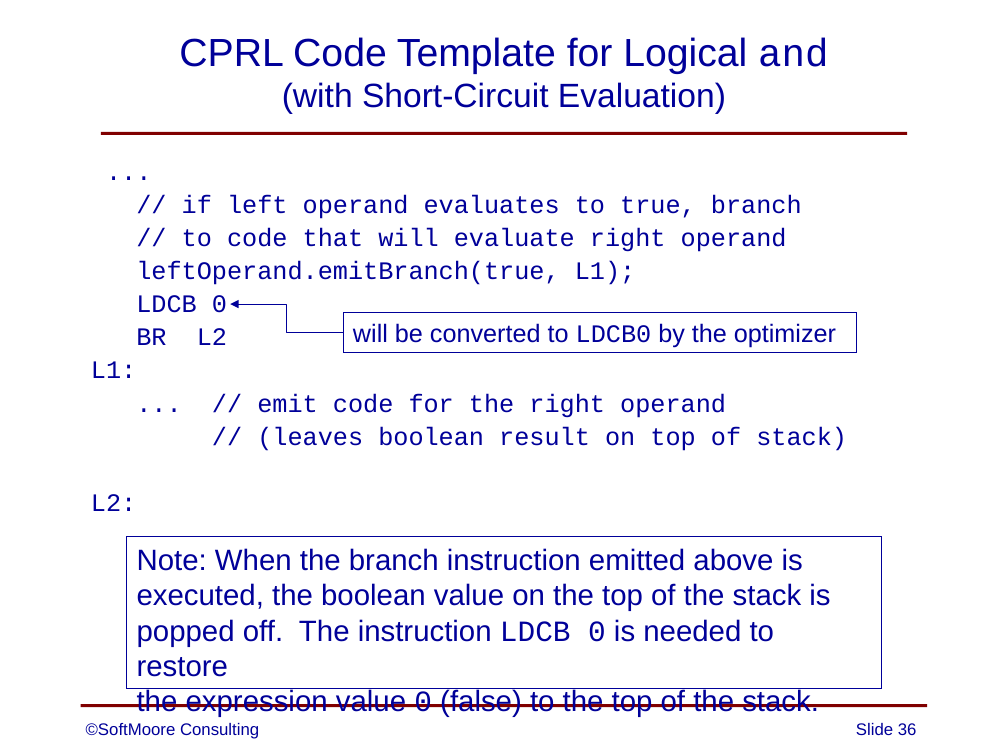
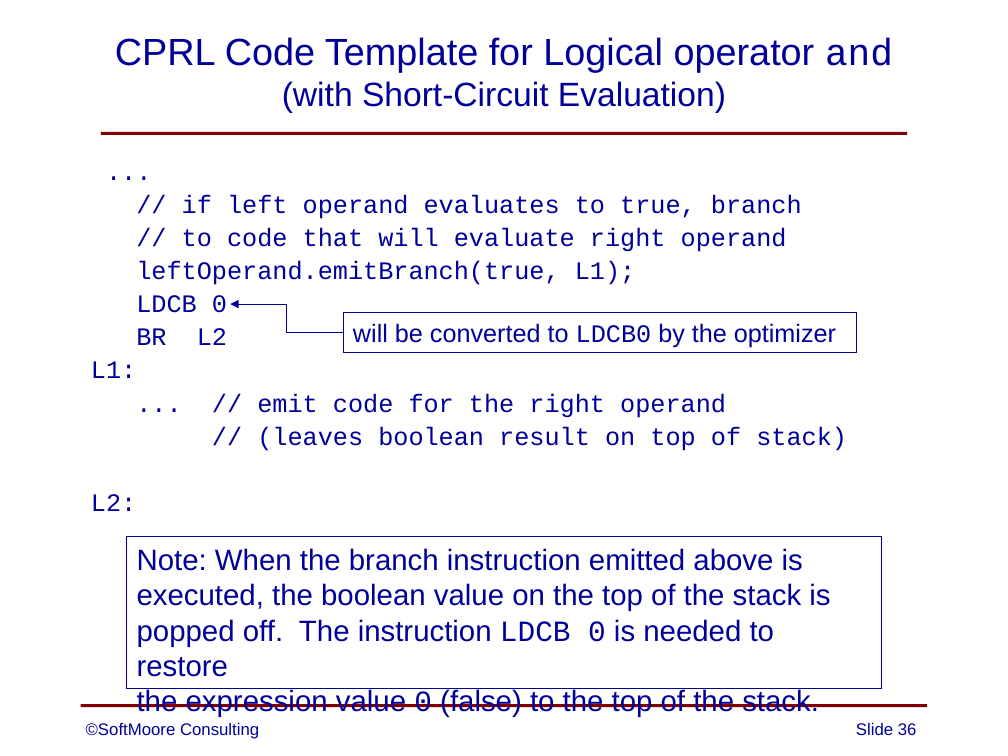
Before and after one commit to SoftMoore/CPRL-Java-3rd, a slide deck: slide 36 of PowerPoints/11 - Code Generation.pptx. Drawn at 1008x756 pixels with LibreOffice and Linux fonts; fonts in the diff are those of the drawing. Boxes give left, top, right and bottom in pixels: in the first picture for what was removed or moved away, otherwise in the second. Text is boxed around its words. In the diff, an @@ line names an element or a change of style, - is before the commit and + after.

```diff
--- a/PowerPoints/11 - Code Generation.pptx
+++ b/PowerPoints/11 - Code Generation.pptx
@@ title at [115, 37, 893, 113]: text changed; size 28 to 27 pt @@
-CPRL Code Template for Logical and
-(with Short-Circuit Evaluation)
+CPRL Code Template for Logical operator and
+(with Short-Circuit Evaluation)
```
Also in this commit, not shown: 6 other slides changed, 2 other files.
